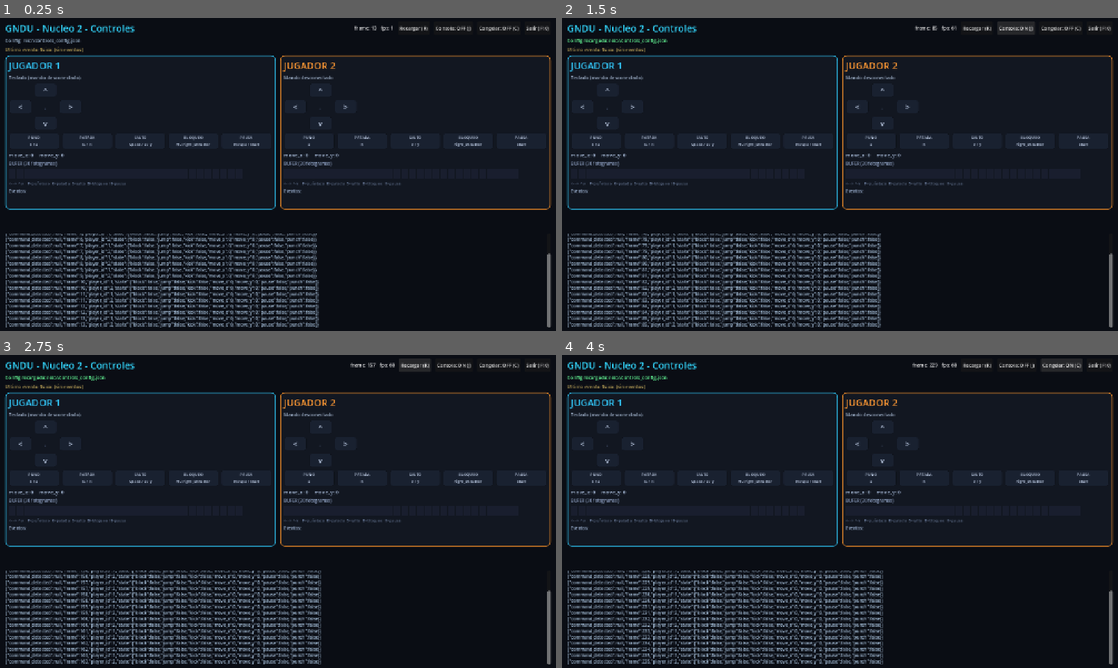
Above: before the commit, frames 1-4 (two rows, left to right).
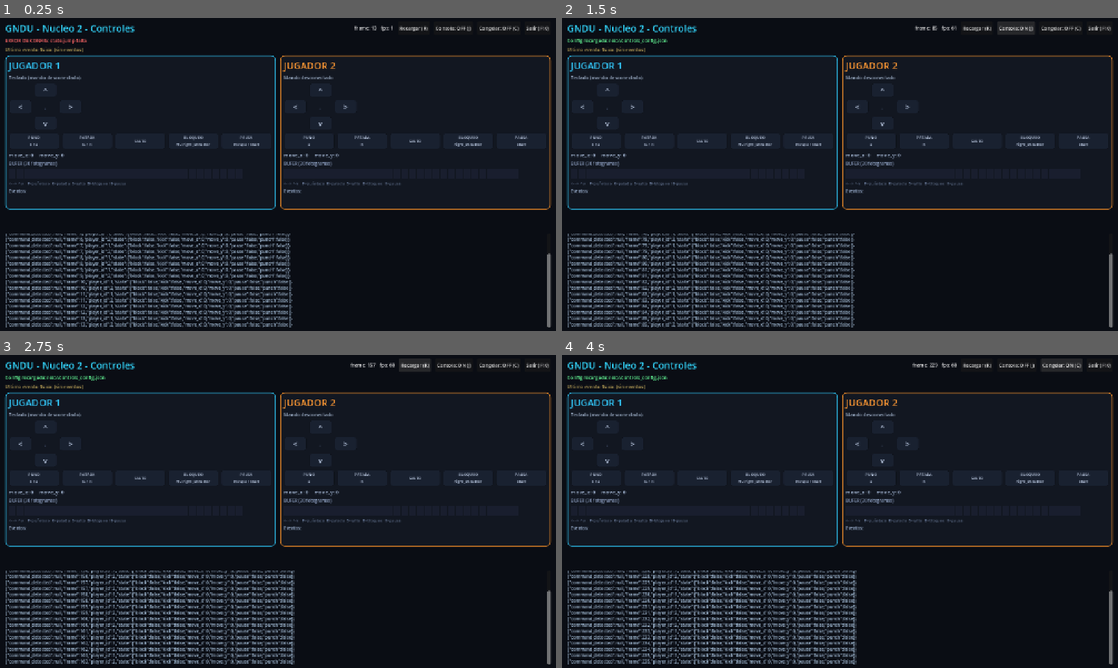
Above: after the commit, the same moments.

Repository: Sergio-Rojas27/GNDU
Game: Godot game, scene res://scenes/diagnostic.tscn
Same seed, same stepped clock (60 frames per second), same inputs: the game is played once before the commit and once after it.
Inputs:
- Up to frame 1 (0.25 s): no input
- Up to frame 2 (1.5 s): click "Recargar (R)" at 0.5 s; click "Consola: OFF (J)" at 1.25 s
- Up to frame 3 (2.75 s): click "Recargar (R)" at 2 s
- Up to frame 4 (4 s): click "Consola: ON (J)" at 2.75 s; click "Congelar: OFF (C)" at 3.5 s

The runs differ from the first frame. In frame 1, 4.1% of the frame differs, in the area x 1-76%, y 6-99%; in frame 2, 4.0%; in frame 3, 4.1%; in frame 4, 4.1%.

Commit message:
feat(controles): alinea contrato v3 y salto por move_y

Diff:
--- a/nucleo2_controles/controls_config.json
+++ b/nucleo2_controles/controls_config.json
@@ -1,5 +1,5 @@
 {
-  "version": 2,
+  "version": 3,
   "buffer_size_frames": 30,
   "global_cooldown_frames": 2,
   "players": {
@@ -21,18 +21,16 @@
         ],
         "up": [
           { "type": "key", "code": "W" },
+          { "type": "key", "code": "Space" },
           { "type": "joy_button", "button": "dpad_up" },
+          { "type": "joy_button", "button": "x" },
+          { "type": "joy_button", "button": "y" },
           { "type": "joy_axis", "axis": "left_y", "direction": -1, "deadzone": 0.35 }
         ],
         "down": [
           { "type": "key", "code": "S" },
           { "type": "joy_button", "button": "dpad_down" },
           { "type": "joy_axis", "axis": "left_y", "direction": 1, "deadzone": 0.35 }
-        ],
-        "jump": [
-          { "type": "key", "code": "Space" },
-          { "type": "joy_button", "button": "x" },
-          { "type": "joy_button", "button": "y" }
         ],
         "punch": [
           { "type": "key", "code": "F" },
@@ -68,15 +66,13 @@
         ],
         "up": [
           { "type": "joy_button", "button": "dpad_up" },
+          { "type": "joy_button", "button": "x" },
+          { "type": "joy_button", "button": "y" },
           { "type": "joy_axis", "axis": "left_y", "direction": -1, "deadzone": 0.35 }
         ],
         "down": [
           { "type": "joy_button", "button": "dpad_down" },
           { "type": "joy_axis", "axis": "left_y", "direction": 1, "deadzone": 0.35 }
-        ],
-        "jump": [
-          { "type": "joy_button", "button": "x" },
-          { "type": "joy_button", "button": "y" }
         ],
         "punch": [
           { "type": "joy_button", "button": "a" }
--- a/nucleo2_controles/scripts/controls_config.gd
+++ b/nucleo2_controles/scripts/controls_config.gd
@@ -4,7 +4,7 @@
 signal config_error(message: String)
 
 const CONFIG_PATH := "res://controls_config.json"
-const ACTIONS := ["left", "right", "up", "down", "punch", "kick", "block", "pause", "jump"]
+const ACTIONS := ["left", "right", "up", "down", "punch", "kick", "block", "pause"]
 
 var data: Dictionary = {}
 var last_error: String = ""
@@ -65,7 +65,7 @@
 func _validate(raw: Dictionary) -> Dictionary:
 	var out := _default_config()
 	out["version"] = int(raw.get("version", 1))
-	out["buffer_size_frames"] = clampi(int(raw.get("buffer_size_frames", 30)), 10, 60)
+	out["buffer_size_frames"] = clampi(int(raw.get("buffer_size_frames", 30)), 15, 30)
 	out["global_cooldown_frames"] = clampi(int(raw.get("global_cooldown_frames", 2)), 0, 30)
 
 	var players = raw.get("players", {})
@@ -165,7 +165,7 @@
 
 func _default_config() -> Dictionary:
 	return {
-		"version": 2,
+		"version": 3,
 		"buffer_size_frames": 30,
 		"global_cooldown_frames": 2,
 		"players": {
@@ -184,18 +184,16 @@
 					],
 					"up": [
 						{"type": "key", "code": "W"},
+						{"type": "key", "code": "Space"},
 						{"type": "joy_button", "button": "dpad_up"},
+						{"type": "joy_button", "button": "x"},
+						{"type": "joy_button", "button": "y"},
 						{"type": "joy_axis", "axis": "left_y", "direction": -1, "deadzone": 0.35}
 					],
 					"down": [
 						{"type": "key", "code": "S"},
 						{"type": "joy_button", "button": "dpad_down"},
 						{"type": "joy_axis", "axis": "left_y", "direction": 1, "deadzone": 0.35}
-					],
-					"jump": [
-						{"type": "key", "code": "Space"},
-						{"type": "joy_button", "button": "x"},
-						{"type": "joy_button", "button": "y"}
 					],
 					"punch": [
 						{"type": "key", "code": "F"},
@@ -228,15 +226,13 @@
 					],
 					"up": [
 						{"type": "joy_button", "button": "dpad_up"},
+						{"type": "joy_button", "button": "x"},
+						{"type": "joy_button", "button": "y"},
 						{"type": "joy_axis", "axis": "left_y", "direction": -1, "deadzone": 0.35}
 					],
 					"down": [
 						{"type": "joy_button", "button": "dpad_down"},
 						{"type": "joy_axis", "axis": "left_y", "direction": 1, "deadzone": 0.35}
-					],
-					"jump": [
-						{"type": "joy_button", "button": "x"},
-						{"type": "joy_button", "button": "y"}
 					],
 					"punch": [{"type": "joy_button", "button": "a"}],
 					"kick": [{"type": "joy_button", "button": "b"}],
--- a/nucleo2_controles/scripts/input_core.gd
+++ b/nucleo2_controles/scripts/input_core.gd
@@ -7,7 +7,7 @@
 const RecognizerScript = preload("res://scripts/command_recognizer.gd")
 
 const PLAYERS := [1, 2]
-const ACTIONS := ["left", "right", "up", "down", "punch", "kick", "block", "pause", "jump"]
+const ACTIONS := ["left", "right", "up", "down", "punch", "kick", "block", "pause"]
 
 const JOY_BUTTONS := {
 	"a": JOY_BUTTON_A,
@@ -219,8 +219,7 @@
 			"punch": bool(held.get("punch", false)),
 			"kick": bool(held.get("kick", false)),
 			"block": bool(held.get("block", false)),
-			"pause": bool(held.get("pause", false)),
-			"jump": bool(held.get("jump", false))
+			"pause": bool(held.get("pause", false))
 		},
 		"command_detected": command if command is String else null
 	}
